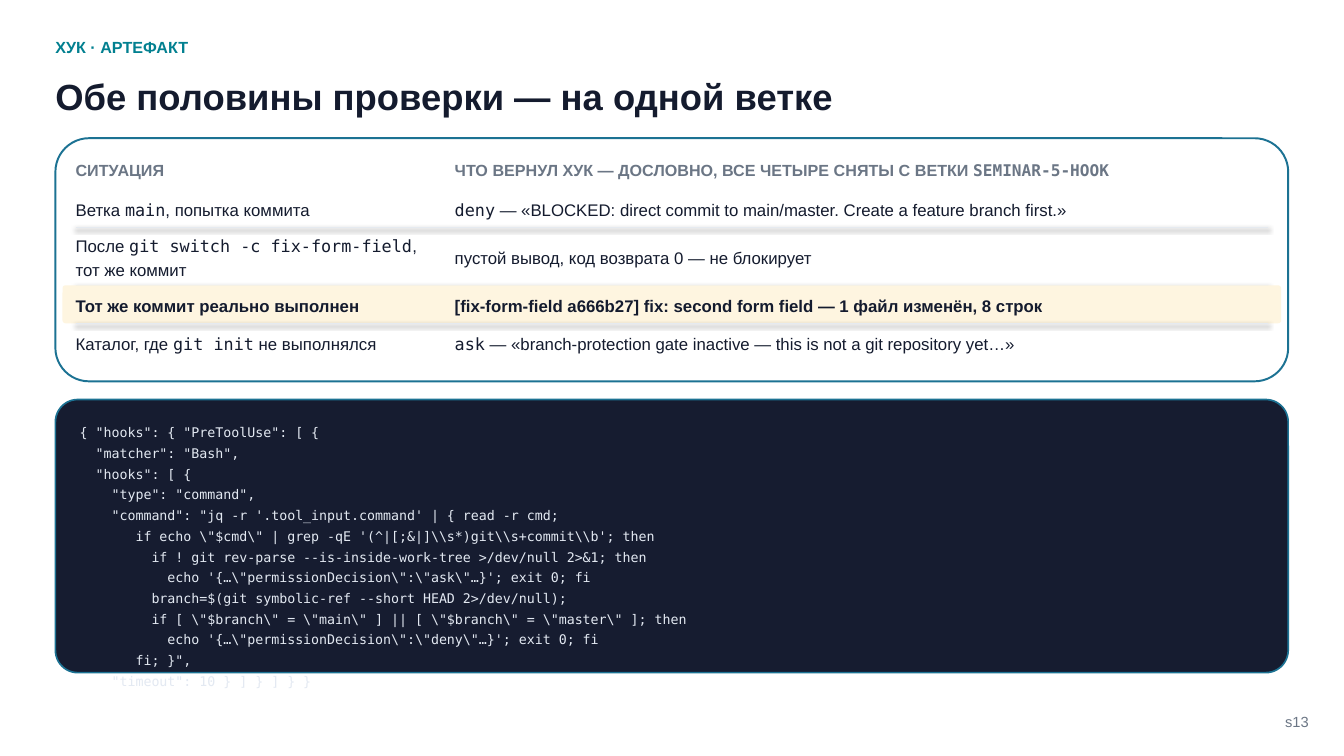
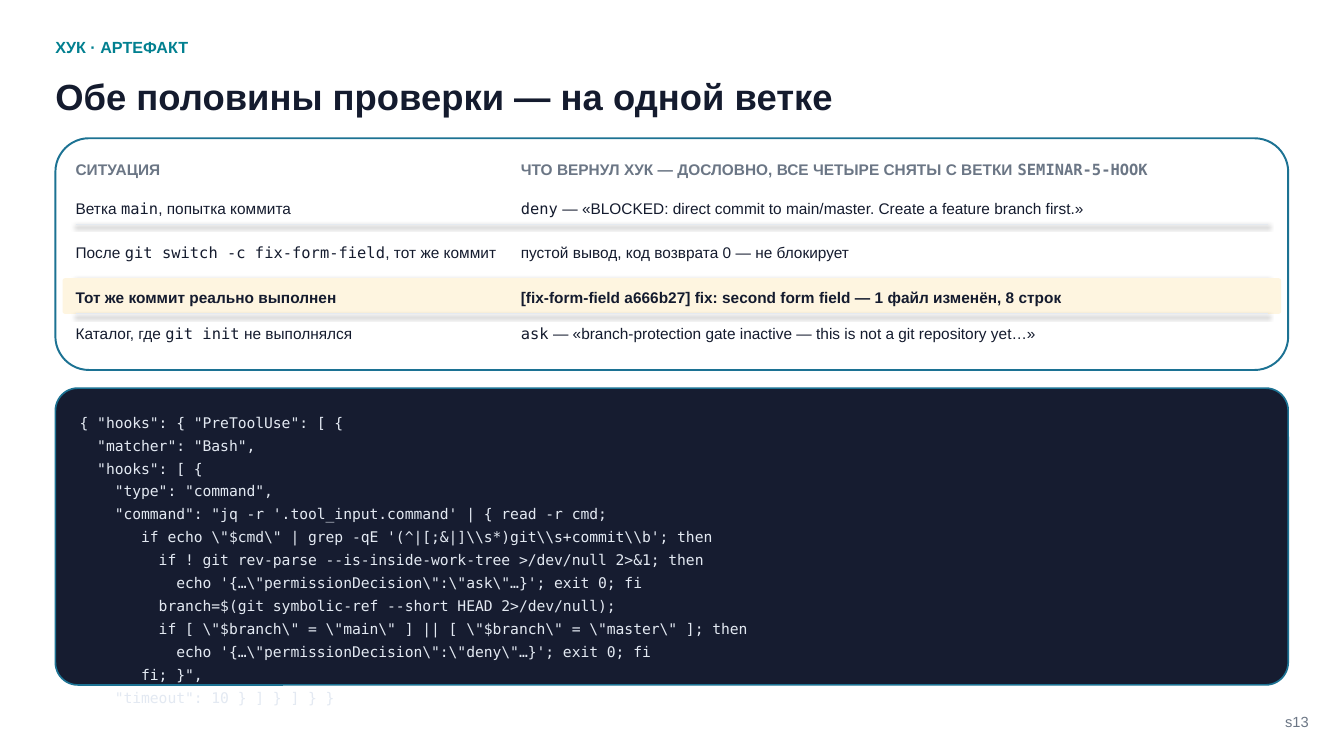
Before and after one commit to tellina-study/AI-usage-lessons, a slide deck: slide 13 of library/seminars/sem-05/rendered/sem-05.pptx. Drawn at 1344x756 pixels with LibreOffice and Linux fonts; fonts in the diff are those of the drawing. Boxes give left, top, right and bottom in pixels: in the first picture for what was removed or moved away, otherwise in the second. Text is boxed around its words. In the diff, an @@ line names an element or a change of style, - is before the commit and + after.

```diff
--- a/library/seminars/sem-05/rendered/sem-05.pptx
+++ b/library/seminars/sem-05/rendered/sem-05.pptx
@@ rounded rectangle at box(55, 138, 1289, 370): proportions changed @@
@@ rounded rectangle: place and size @@
-rounded rectangle at box(55, 138, 1289, 381)
+rounded rectangle at box(55, 138, 1289, 370)
@@ text "СИТУАЦИЯ" at box(76, 164, 161, 178): size 11.5 to 11 pt @@
@@ text "ЧТО ВЕРНУЛ ХУК — ДОСЛОВНО, ...": place and size @@
-text "ЧТО ВЕРНУЛ ХУК — ДОСЛОВНО, ..." at box(455, 164, 1109, 179)
+text "ЧТО ВЕРНУЛ ХУК — ДОСЛОВНО, ..." at box(521, 163, 1148, 178)
@@ text "ЧТО ВЕРНУЛ ХУК — ДОСЛОВНО, ..." at box(521, 163, 1148, 178): size 11.5 to 11 pt @@
@@ text "deny — «BLOCKED: direct commit ...": place and size @@
-text "deny — «BLOCKED: direct commit ..." at box(455, 203, 1066, 220)
+text "deny — «BLOCKED: direct commit ..." at box(521, 202, 1084, 218)
@@ text "пустой вывод, код возврата 0 ...": place and size @@
-text "пустой вывод, код возврата 0 ..." at box(455, 251, 812, 268)
+text "пустой вывод, код возврата 0 ..." at box(521, 246, 849, 262)
@@ 2 lines, 1 rounded rectangle: place and size @@
-2 lines, 1 rounded rectangle at box(63, 228, 1281, 324)
+2 lines, 1 rounded rectangle at box(63, 225, 1281, 315)
@@ text "Тот же коммит реально выполнен": place and size @@
-text "Тот же коммит реально выполнен" at box(76, 300, 359, 316)
+text "Тот же коммит реально выполнен" at box(76, 292, 336, 307)
@@ text "[fix-form-field a666b27] fix: second form ...": place and size @@
-text "[fix-form-field a666b27] fix: second form ..." at box(455, 299, 1042, 316)
+text "[fix-form-field a666b27] fix: second form ..." at box(521, 291, 1062, 307)
@@ size 12 to 11 pt in 8 elements at box(521, 202, 1084, 218), box(521, 246, 849, 262), box(521, 291, 1062, 307), box(521, 327, 1036, 342), box(76, 202, 291, 216), box(76, 246, 496, 262), box(76, 292, 336, 307), box(76, 327, 352, 343) @@
@@ text "Каталог, где git init не ...": place and size @@
-text "Каталог, где git init не ..." at box(76, 337, 376, 354)
+text "Каталог, где git init не ..." at box(76, 327, 352, 343)
@@ line moved from (76, 324) - (1268, 324) to (76, 314) - (1268, 314) @@
@@ text "ask — «branch-protection gate inactive ...": place and size @@
-text "ask — «branch-protection gate inactive ..." at box(455, 337, 1014, 354)
+text "ask — «branch-protection gate inactive ..." at box(521, 327, 1036, 342)
@@ rounded rectangle: place and size @@
-rounded rectangle at box(55, 399, 1289, 673)
+rounded rectangle at box(55, 388, 1289, 685)
@@ rounded rectangle at box(55, 388, 1289, 685): proportions changed @@
@@ text "{ "hooks": { "PreToolUse": [ ...": place and size @@
-text "{ "hooks": { "PreToolUse": [ ..." at box(96, 427, 687, 647)
+text "{ "hooks": { "PreToolUse": [ ..." at box(97, 416, 747, 660)
@@ text "{ "hooks": { "PreToolUse": [ ..." at box(97, 416, 747, 660): size 9.5 to 10.5 pt @@
```
Also in this commit, not shown: 18 other slides changed, 7 other files.
